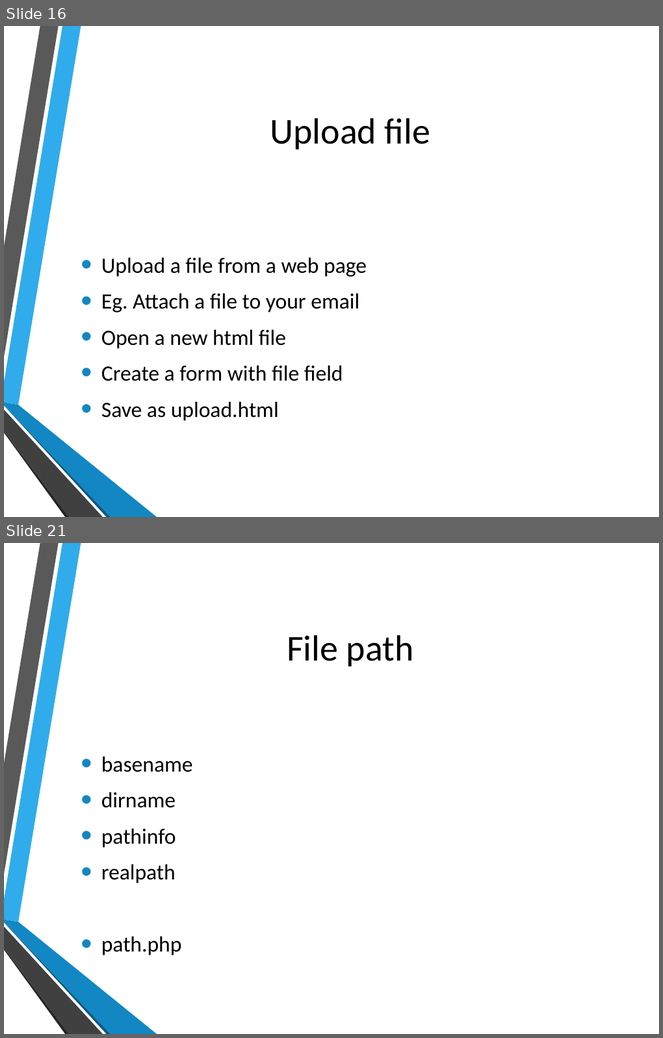
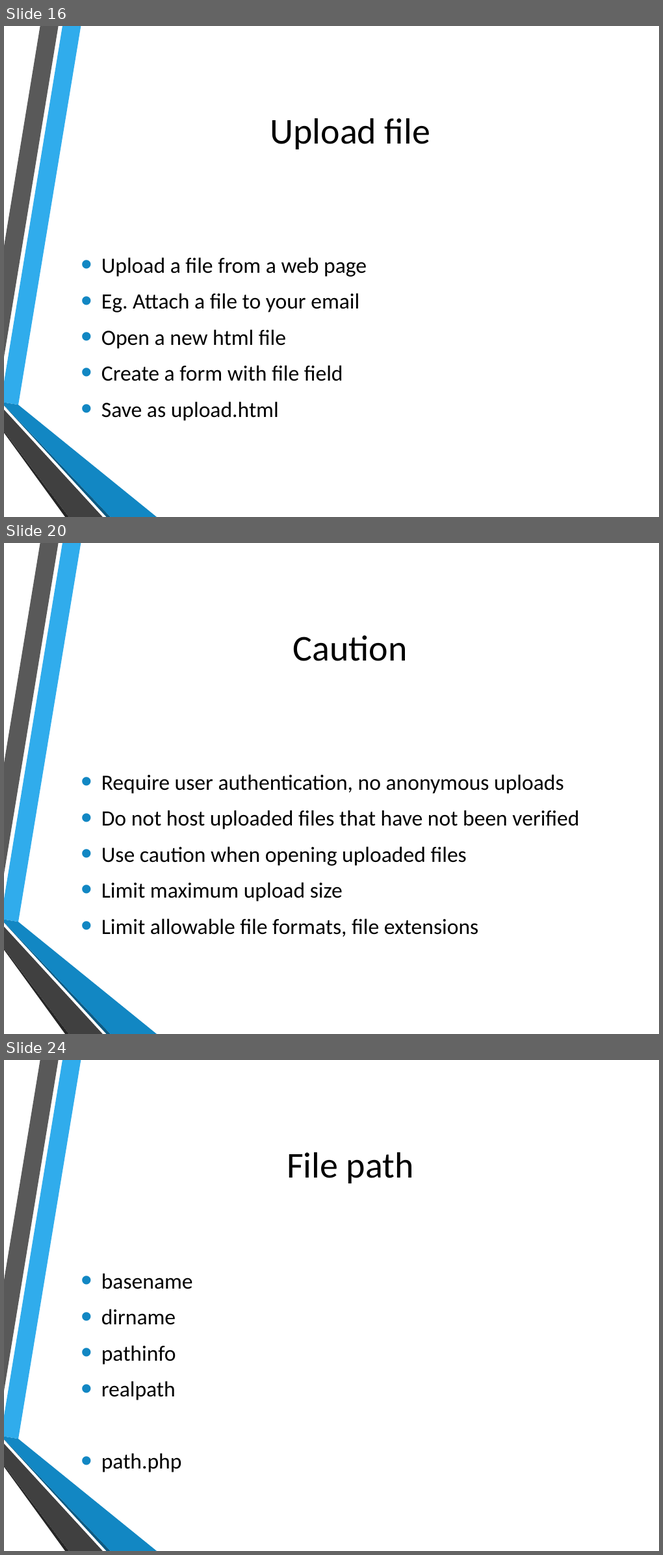
Before and after one commit to hatted/fevaworks-php, a slide deck: php-fw6/lesson6.pptx. Shown one above the other, each under a label of ours: slides 16 and 21 before the commit, slides 16, 20 and 24 after it; the slides between them are not shown. The pictures are 663x1038 and 663x1555 pixels, drawn with LibreOffice and Linux fonts; fonts in the diff are those of the drawing; background and template pictures are left out. Boxes give left, top, right and bottom in pixels: in the first picture for what was removed or moved away, otherwise in the second. Text is boxed around its words. In the diff, an @@ line names an element or a change of style, - is before the commit and + after.

```diff
--- a/php-fw6/lesson6.pptx
+++ b/php-fw6/lesson6.pptx
@@ slide 20 added at (4,543,659,1034), background picture (left out); not listed: 6 template elements that a slide beside it also shows @@
@@ title added at (293,635,408,661), 40 pt, text #000000 @@
+Caution
@@ text added at (102,774,579,937), 24 pt, text #000000 @@
+• Require user authentication, no anonymous uploads
+• Do not host uploaded files that have not been verified
+• Use caution when opening uploaded files
+• Limit maximum upload size
+• Limit allowable file formats, file extensions
@@ what was slide 21 is now slide 24 @@
```
Also in this commit, not shown: 4 slides changed, 3 other slides added, 1 slide removed, 15 other files.
